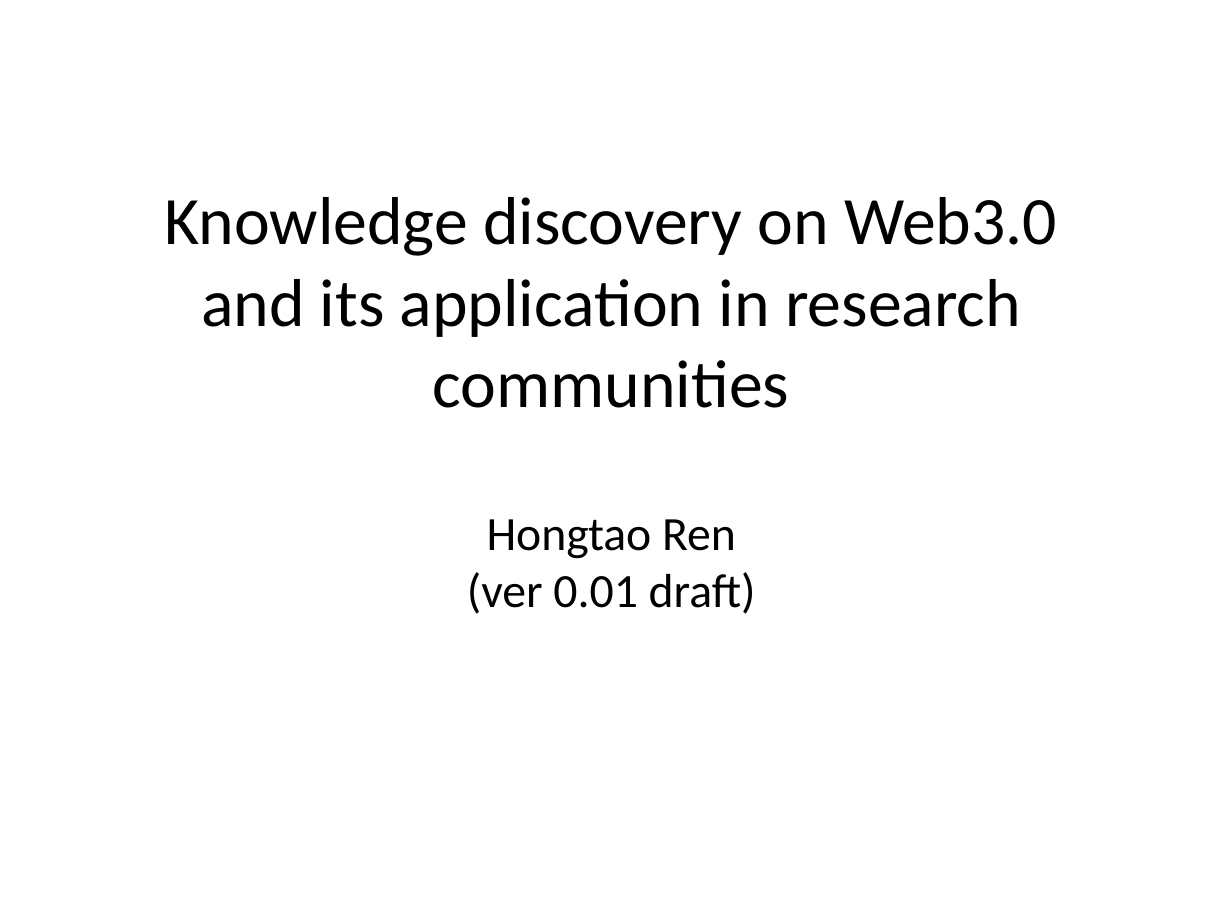
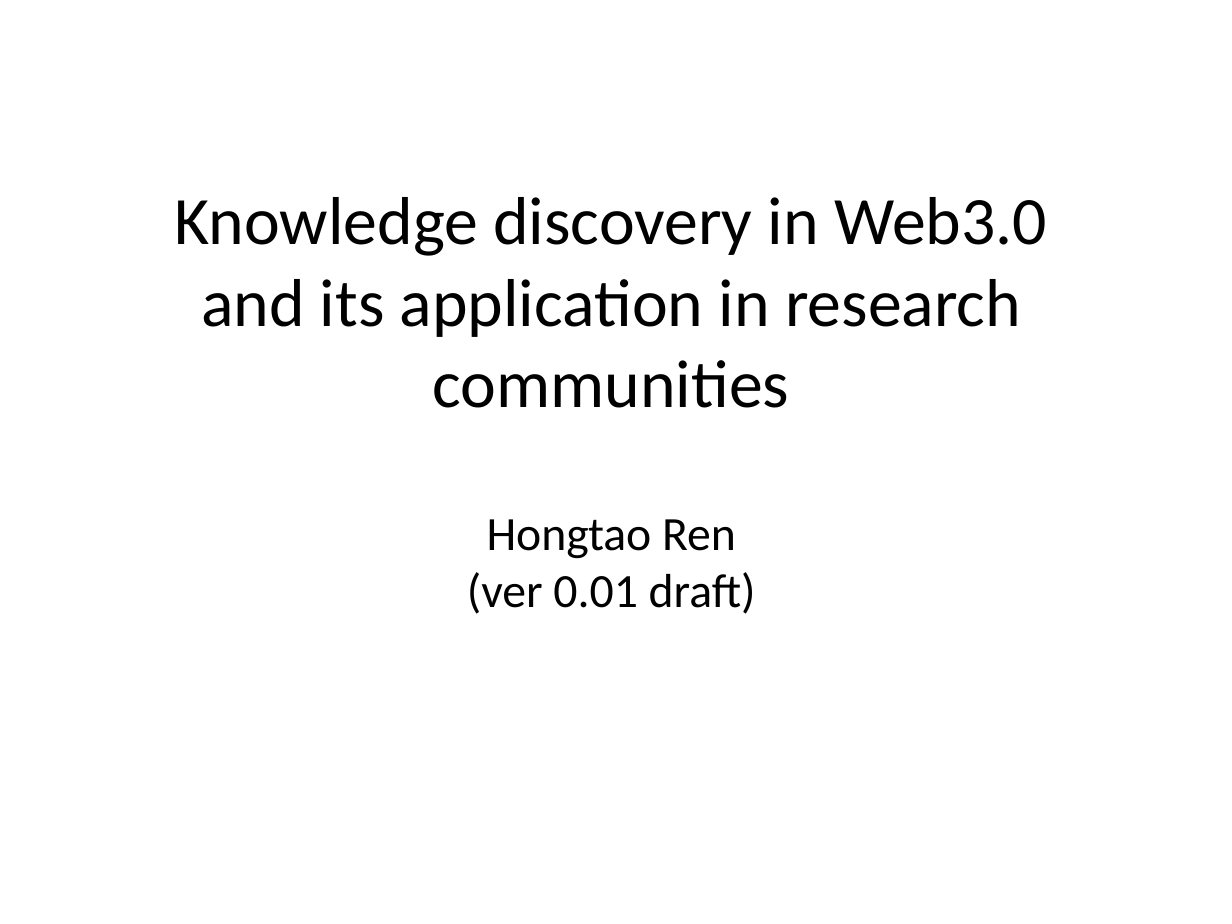
Before and after one commit to h-t-ren/homepage, a slide deck: slide 1 of Knowledge.pptx. Drawn at 1232x924 pixels with LibreOffice and Linux fonts; fonts in the diff are those of the drawing. Boxes give left, top, right and bottom in pixels: in the first picture for what was removed or moved away, otherwise in the second. Text is boxed around its words. In the diff, an @@ line names an element or a change of style, - is before the commit and + after.

```diff
--- a/Knowledge.pptx
+++ b/Knowledge.pptx
@@ title at (175,197,1047,614): text changed @@
-Knowledge discovery on Web3.0
-and its application in research communities
-Hongtao Ren
-(ver 0.01 draft)
+Knowledge discovery in Web3.0
+and its application in research communities
+Hongtao Ren
+(ver 0.01 draft)
```
Also in this commit, not shown: 3 other slides changed, 1 slide added, 1 other file.
